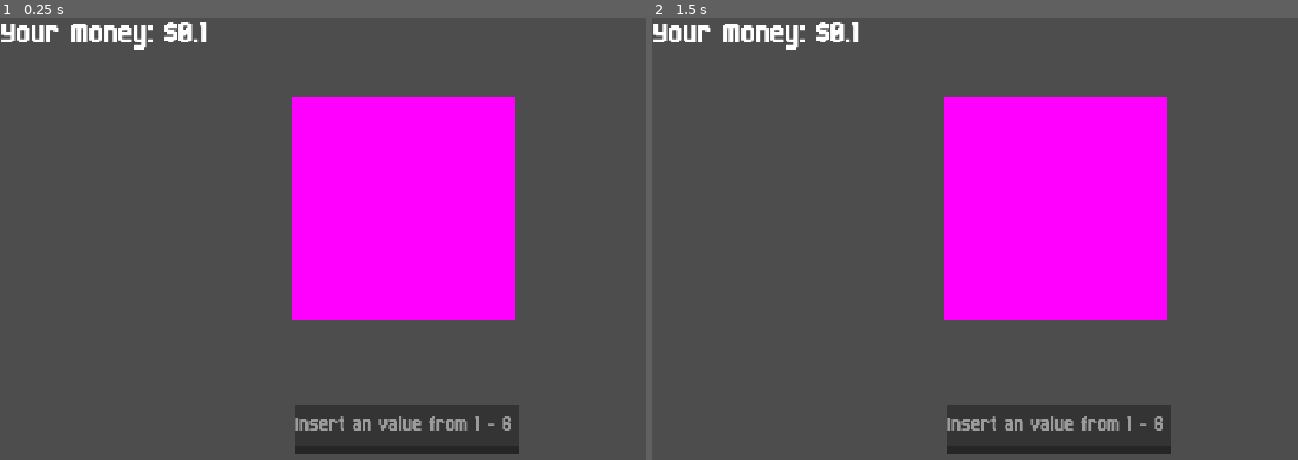
Above: before the commit, frames 1-2 (left to right).
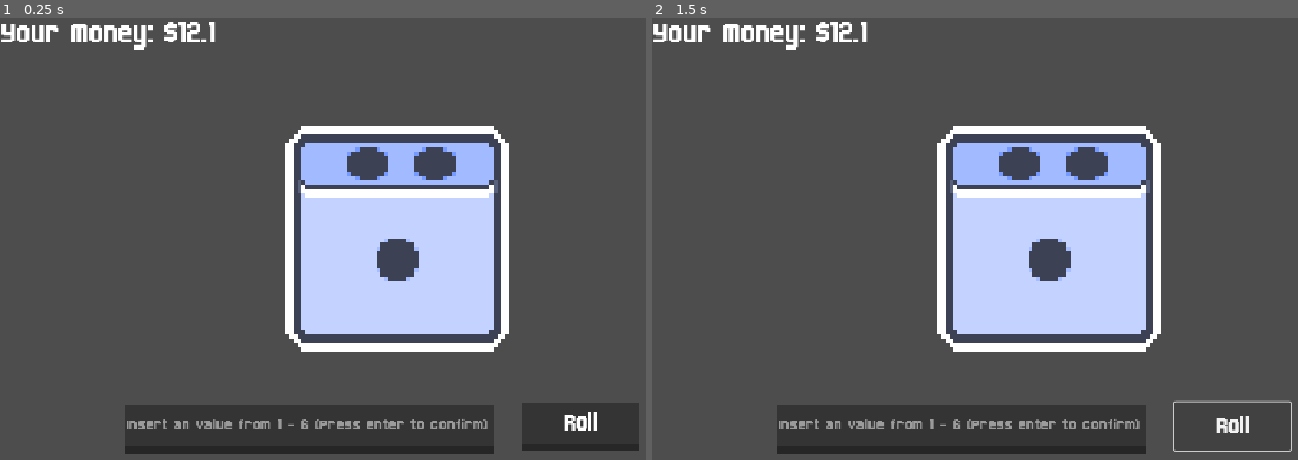
Above: after the commit, the same moments.

Repository: jaytheoff/Jean-Junior-s-Uglyduck
Game: Godot game, scene res://Scenes/Casino/casino.tscn
Two runs of this game, one before a commit and one after it. Both use one fixed random seed, a clock stepped at 60 frames per second and the inputs below. This scene is started directly instead of the project's main scene.
Inputs (mouse positions are in pixels of both pictures, inside the frame that each line leads up to):
- Up to frame 1 (0.25 s): no input
- Up to frame 2 (1.5 s): click (1233, 424) at 0.5 s, where only the run after the commit has a clickable "Roll"; tap Enter at 1.25 s; hold Right (Right) from 1.28 s (still down); hold Z (Accept) from 1.28 s (still down)

The runs differ from the first frame. In frame 1, 25% of the frame differs, in the area x 19-99%, y 0-99%; in frame 2, 24%.
Error before the commit: Invalid type in function 'connect' in base 'Signal'. Cannot convert argument 1 from Signal to Callable. (res://Scripts/dice_roll.gd:13)

Commit message:
[2026-01-02] Casino Dice Game Update
I fixed the dice system & basically all the core gameplay for the casino is done.

Only things left is art my favourite part
aswell as an select screen so yeah
also the dice spritesheet has been added so yeah

Diff:
--- a/Scenes/Casino/casino.tscn
+++ b/Scenes/Casino/casino.tscn
@@ -1,10 +1,11 @@
-[gd_scene load_steps=13 format=3 uid="uid://c2lrr7gfenpcb"]
+[gd_scene load_steps=18 format=3 uid="uid://c2lrr7gfenpcb"]
 
 [ext_resource type="Script" uid="uid://bfd3xuitxpk5s" path="res://Scripts/casino_game.gd" id="1_lnixx"]
 [ext_resource type="Script" uid="uid://bal2nnlakntgw" path="res://Scripts/slot_machine.gd" id="2_a7spw"]
 [ext_resource type="FontFile" uid="uid://brxd6h13my1ky" path="res://Fonts/Born2bSportyV2.ttf" id="3_ioq3x"]
 [ext_resource type="Script" uid="uid://bpm8g8rsslr47" path="res://Scripts/heads_or_tails.gd" id="4_mucla"]
 [ext_resource type="Script" uid="uid://y8ste5vyj4kw" path="res://Scripts/dice_roll.gd" id="5_swjqy"]
+[ext_resource type="Texture2D" uid="uid://dukedruyohyxg" path="res://Images/Sprites/Dice_🎲_SpriteSheet.png" id="6_rm51h"]
 
 [sub_resource type="LabelSettings" id="LabelSettings_mucla"]
 font = ExtResource("3_ioq3x")
@@ -14,7 +15,25 @@
 
 [sub_resource type="PlaceholderTexture2D" id="PlaceholderTexture2D_lnixx"]
 
+[sub_resource type="StyleBoxFlat" id="StyleBoxFlat_ggxt4"]
+bg_color = Color(0.20392157, 0.20392157, 0.20392157, 1)
+border_width_bottom = 9
+border_color = Color(0.15294118, 0.15294118, 0.15294118, 1)
+
+[sub_resource type="StyleBoxFlat" id="StyleBoxFlat_2codh"]
+bg_color = Color(0.20392157, 0.20392157, 0.20392157, 1)
+
 [sub_resource type="PlaceholderTexture2D" id="PlaceholderTexture2D_mucla"]
+
+[sub_resource type="StyleBoxFlat" id="StyleBoxFlat_napil"]
+bg_color = Color(0.20392157, 0.20392157, 0.20392157, 1)
+border_width_bottom = 14
+border_color = Color(0.15294118, 0.15294118, 0.15294118, 1)
+
+[sub_resource type="StyleBoxFlat" id="StyleBoxFlat_v10yk"]
+bg_color = Color(0.20392157, 0.20392157, 0.20392157, 1)
+border_width_bottom = 13
+border_color = Color(0.15294118, 0.15294118, 0.15294118, 1)
 
 [sub_resource type="StyleBoxFlat" id="StyleBoxFlat_swjqy"]
 bg_color = Color(0.2051174, 0.20511746, 0.20511732, 1)
@@ -24,7 +43,10 @@
 [sub_resource type="LabelSettings" id="LabelSettings_swjqy"]
 font = ExtResource("3_ioq3x")
 
-[sub_resource type="PlaceholderTexture2D" id="PlaceholderTexture2D_swjqy"]
+[sub_resource type="StyleBoxFlat" id="StyleBoxFlat_rm51h"]
+bg_color = Color(0.20392157, 0.20392157, 0.20392157, 1)
+border_width_bottom = 10
+border_color = Color(0.15294118, 0.15294118, 0.15294118, 1)
 
 [node name="Casino" type="Node2D"]
 script = ExtResource("1_lnixx")
@@ -63,18 +85,23 @@
 texture = SubResource("PlaceholderTexture2D_lnixx")
 
 [node name="Gamble" type="Button" parent="Slot Machine"]
-offset_left = -356.0
-offset_top = 206.0
-offset_right = 350.0
-offset_bottom = 389.0
+offset_left = -184.0
+offset_top = 225.0
+offset_right = 173.0
+offset_bottom = 321.0
+theme_override_fonts/font = ExtResource("3_ioq3x")
 theme_override_font_sizes/font_size = 64
+theme_override_styles/normal = SubResource("StyleBoxFlat_ggxt4")
+theme_override_styles/pressed = SubResource("StyleBoxFlat_2codh")
+theme_override_styles/hover = SubResource("StyleBoxFlat_ggxt4")
+theme_override_styles/focus = SubResource("StyleBoxFlat_ggxt4")
 text = "GAMBLE!!!!!"
 
 [node name="Coin Flip" type="Node2D" parent="."]
 position = Vector2(2089, -252)
 script = ExtResource("4_mucla")
 
-[node name="Sprite2D" type="Sprite2D" parent="Coin Flip"]
+[node name="Coin" type="Sprite2D" parent="Coin Flip"]
 modulate = Color(0.14509805, 1, 0.5058824, 1)
 position = Vector2(13.999992, 28.999985)
 scale = Vector2(364.0001, 357.00003)
@@ -85,7 +112,9 @@
 offset_top = 241.0
 offset_right = -90.0
 offset_bottom = 337.0
+theme_override_fonts/font = ExtResource("3_ioq3x")
 theme_override_font_sizes/font_size = 64
+theme_override_styles/normal = SubResource("StyleBoxFlat_napil")
 text = "Heads"
 
 [node name="Tails" type="Button" parent="Coin Flip"]
@@ -93,39 +122,58 @@
 offset_top = 241.0
 offset_right = 319.0
 offset_bottom = 337.0
+theme_override_fonts/font = ExtResource("3_ioq3x")
 theme_override_font_sizes/font_size = 64
+theme_override_styles/normal = SubResource("StyleBoxFlat_v10yk")
 text = "Tails"
 
 [node name="Dice Roll" type="Node2D" parent="."]
 position = Vector2(3285, -252)
 script = ExtResource("5_swjqy")
 
+[node name="Dice" type="Sprite2D" parent="Dice Roll"]
+position = Vector2(-3, 42)
+scale = Vector2(6, 6)
+texture = ExtResource("6_rm51h")
+hframes = 3
+vframes = 3
+frame = 1
+
 [node name="Input" type="LineEdit" parent="Dice Roll"]
-offset_left = -160.0
+offset_left = -395.0
 offset_top = 281.0
-offset_right = 164.5625
+offset_right = 136.0
 offset_bottom = 352.0
 theme_override_fonts/font = ExtResource("3_ioq3x")
-theme_override_font_sizes/font_size = 32
+theme_override_font_sizes/font_size = 27
 theme_override_styles/normal = SubResource("StyleBoxFlat_swjqy")
-placeholder_text = "Insert an value from 1 - 6"
+placeholder_text = "Insert an value from 1 - 6 (Press enter to confirm)"
+expand_to_text_length = true
 
 [node name="Display" type="Label" parent="Dice Roll"]
-offset_left = -160.0
+offset_left = -396.0
 offset_top = 281.0
-offset_right = 164.0
+offset_right = 90.0
 offset_bottom = 352.0
 label_settings = SubResource("LabelSettings_swjqy")
 
-[node name="Dice" type="Sprite2D" parent="Dice Roll"]
-position = Vector2(-2.9999847, -0.99998474)
-scale = Vector2(321.5, 321.5)
-texture = SubResource("PlaceholderTexture2D_swjqy")
+[node name="Roll" type="Button" parent="Dice Roll"]
+offset_left = 177.0
+offset_top = 278.0
+offset_right = 345.0
+offset_bottom = 347.0
+theme_override_colors/font_color = Color(1, 1, 1, 1)
+theme_override_fonts/font = ExtResource("3_ioq3x")
+theme_override_font_sizes/font_size = 39
+theme_override_styles/normal = SubResource("StyleBoxFlat_rm51h")
+text = "Roll
+"
 
 [node name="Camera2D" type="Camera2D" parent="."]
-position = Vector2(3277, -204)
+position = Vector2(3286, -204)
 
 [connection signal="pressed" from="Slot Machine/Gamble" to="Slot Machine" method="_on_gamble_pressed"]
 [connection signal="pressed" from="Coin Flip/Heads" to="Coin Flip" method="_on_heads_pressed"]
 [connection signal="pressed" from="Coin Flip/Tails" to="Coin Flip" method="_on_tails_pressed"]
 [connection signal="set_bet" from="Dice Roll" to="Dice Roll" method="_on_set_bet"]
+[connection signal="pressed" from="Dice Roll/Roll" to="Dice Roll" method="_on_roll_pressed"]
--- a/Scripts/Global/Global_Player_Variables.gd
+++ b/Scripts/Global/Global_Player_Variables.gd
@@ -1,6 +1,6 @@
 extends Node
 
-var money: float = 0.10
+var money: float = 12.10
 var luck: float = 0.5
 var charisma: float = 0.5
 var debt: float = 0.0
@@ -12,7 +12,7 @@
 var casino_games_unlocked: Dictionary = {
 	"slot_machine": false,
 	"heads_or_tails": false,
-	"poker": false,
+	"dice_roll": false,
 	"roulette": false,
 }
 
@@ -31,7 +31,7 @@
 		"total_won": 0.0,
 		"total_lost": 0.0,
 	},
-	"poker": {
+	"dice_roll": {
 		"games_played": 0,
 		"total_won": 0.0,
 		"total_lost": 0.0,
--- a/Scripts/dice_roll.gd
+++ b/Scripts/dice_roll.gd
@@ -10,7 +10,7 @@
 
 # Called when the node enters the scene tree for the first time.
 func _ready() -> void:
-	amount_input.text_submitted.connect(set_bet)
+	amount_input.text_submitted.connect(_on_set_bet)
 
 
 # Called every frame. 'delta' is the elapsed time since the previous frame.
@@ -18,12 +18,43 @@
 	pass
 
 func roll():
-	if Global_Player_Variables.money < cost and amount_bet < 0 and amount_bet > 7:
-		return -cost
+	print("Current money: ", Global_Player_Variables.money)
+	print("Amount bet: ", amount_bet)
+
+	if Global_Player_Variables.money < cost or amount_bet <= 0 or amount_bet > 6 :
+		display_text.text = "Invalid bet! Need $%d and bet 1-6" % cost
+		print("Failed validation!")
+		return
+
+	else:
+		Global_Player_Variables.money -= cost
+		Global_Player_Variables.casino_game_stats["dice_roll"]["games_played"] += 1
+		print("Bet accepted! Rolling dice...")
+	# Roll the dice
 	rng.randomize()
-	return rng.randi_range(1, 6)
+	var result = rng.randi_range(1, 6)
+	$Dice.frame = result  # Assuming Dice is a Sprite with frames 1-6
 
-func _on_set_bet() -> void:
-	amount_bet = int(amount_input.text)
+	# Check result
+	if result == amount_bet:
+		var winnings = cost * 5  # Or whatever multiplier you want
+		Global_Player_Variables.money += winnings
+		Global_Player_Variables.casino_game_stats["dice_roll"]["total_won"] += 1
+		print("Rolled %d! You win $%d!" %[result, winnings])
+	else:
+		Global_Player_Variables.casino_game_stats["dice_roll"]["total_lost"] += 1
+		print("Rolled %d. You lost $%d." %[result, cost])
+
+func _on_set_bet(text: String) -> void:
+	amount_bet = int(text)
 	display_text.text = "Bet Amount: %d" % amount_bet
-	roll()
+
+
+func _on_roll_pressed() -> void:
+	if Global_Player_Variables.casino_games_unlocked["dice_roll"]:
+		roll()
+		$Roll.disabled = true
+		await get_tree().create_timer(2.0).timeout
+		$Roll.disabled = false
+	else:
+		print("Dice Roll game not unlocked!")
Binary file added: Images/Sprites/Dice_🎲_SpriteSheet.png
